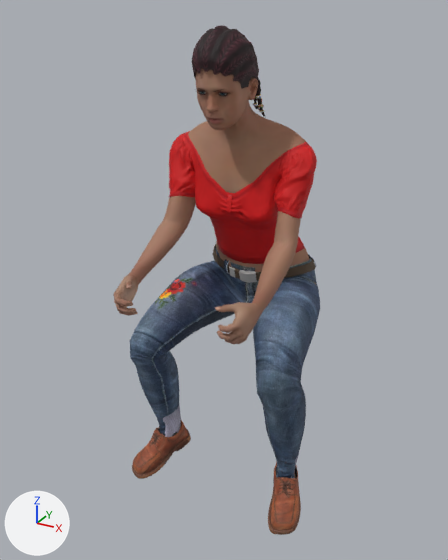
An edit to the glTF model assets/personaggi/realistici/sella-media/donna-02.glb, drawn before and after from the same camera.
Both versions are drawn from a camera (50 mm lens) standing at (0.81, -1.75, 1.473) and looking at (-0.016, -0.249, 0.722). Every picture has the same lights, and +X, +Y and +Z are marked at lower left. The older version comes first. Vertices at exactly the same position are counted once.

The first picture shows 'Human', 'Human.elvs_braided_rows', 'Human.mindfront_female_trousers_1', 'Human.punkduck_retro_top', 'Human.shoes01'.
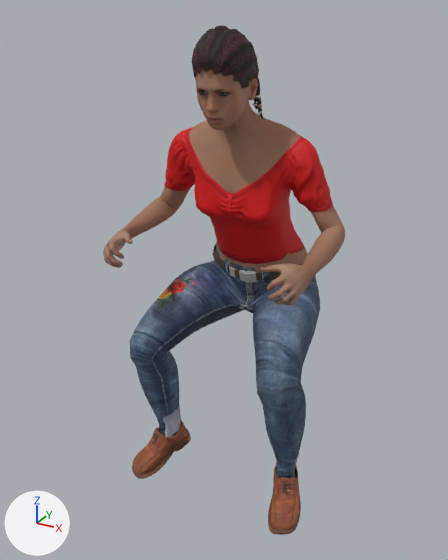
Where the change shows, as pixel boxes [x1, y1, x2, y2] in the pictures (448 x 560 px; the box of a moved part takes in the faces that stretch with it):
'Human', reshaped (23% wider, 14% shorter): before [113, 69, 309, 344]; after [103, 69, 345, 305]
'Human.punkduck_retro_top', reshaped (14% wider): before [169, 131, 317, 264]; after [164, 127, 333, 264]
part 1 of me_base_006, moved or reshaped: before [113, 116, 306, 344]; after [103, 115, 345, 305]
part 2 of me_vintagetop, moved or reshaped: before [244, 142, 317, 222]; after [244, 136, 333, 222]
part 3 of me_vintagetop, moved or reshaped: before [169, 131, 216, 200]; after [164, 127, 217, 201]

Patch to the scene script:
```diff
--- a/assets/personaggi/realistici/sella-media/donna-02.glb.py
+++ b/assets/personaggi/realistici/sella-media/donna-02.glb.py
@@ me_base_006 @@
 # used by ob_human; location = (0.0, 0.0, -0.232)
-me_base_006.from_pydata(...)  # 8819 vertices, 17380 faces; spans x -0.219..0.219, y -0.572..0.062, z 0.914..1.616
+me_base_006.from_pydata(...)  # 8819 vertices, 17380 faces; spans x -0.32..0.32, y -0.484..0.062, z 0.914..1.616
+# me_base_006 part 1: 4249 of 8819 vertices moved; they spanned x -0.219..0.219, y -0.572..-0.082, z 0.924..1.439 and now span x -0.32..0.32, y -0.484..-0.083, z 1.021..1.439; mean shift (0.0, 0.079, 0.08); largest move (-0.183, -0.525, 0.926) -> (-0.292, -0.457, 1.035)
 me_base_006.materials.append(mat_human_body_006)
@@ me_vintagetop @@
 # used by ob_human_punkduck_retro_top; location = (0.0, 0.0, -0.232)
-me_vintagetop.from_pydata(...)  # 1695 vertices, 3212 faces; spans x -0.229..0.229, y -0.258..0.027, z 0.976..1.37
+me_vintagetop.from_pydata(...)  # 1695 vertices, 3212 faces; spans x -0.274..0.274, y -0.25..0.027, z 0.976..1.383
+# me_vintagetop part 2: 473 of 1695 vertices moved; they spanned x 0.057..0.229, y -0.258..-0.064, z 1.169..1.37 and now span x 0.057..0.274, y -0.24..-0.064, z 1.171..1.383; mean shift (0.017, 0.019, 0.006); largest move (0.193, -0.2, 1.169) -> (0.258, -0.13, 1.201)
+# me_vintagetop part 3: 473 of 1695 vertices moved; they spanned x -0.229..-0.057, y -0.258..-0.064, z 1.169..1.37 and now span x -0.274..-0.057, y -0.24..-0.064, z 1.171..1.383; mean shift (-0.017, 0.019, 0.006); largest move (-0.193, -0.2, 1.169) -> (-0.258, -0.13, 1.201)
 me_vintagetop.materials.append(mat_human_punkduck_retro_top)
```
